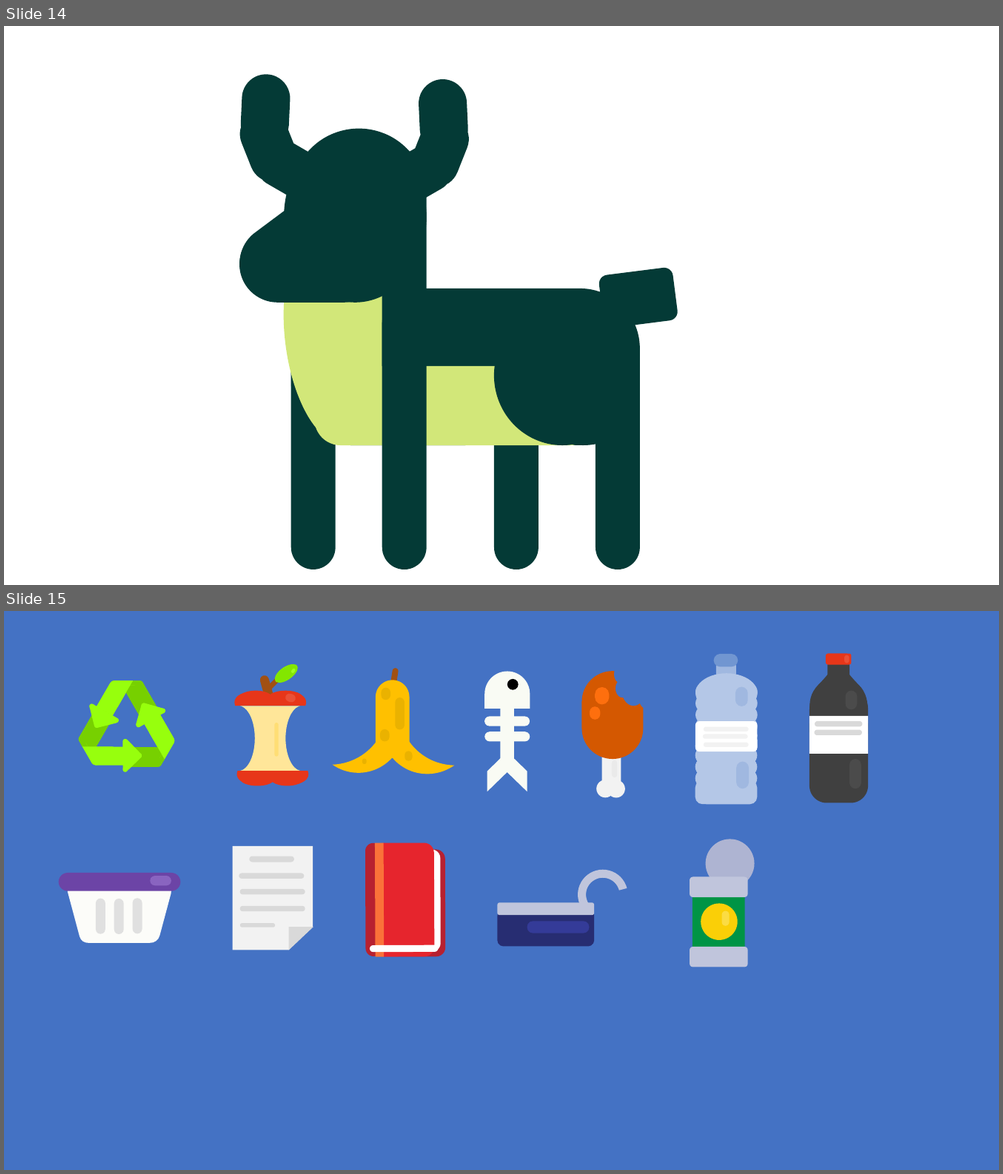
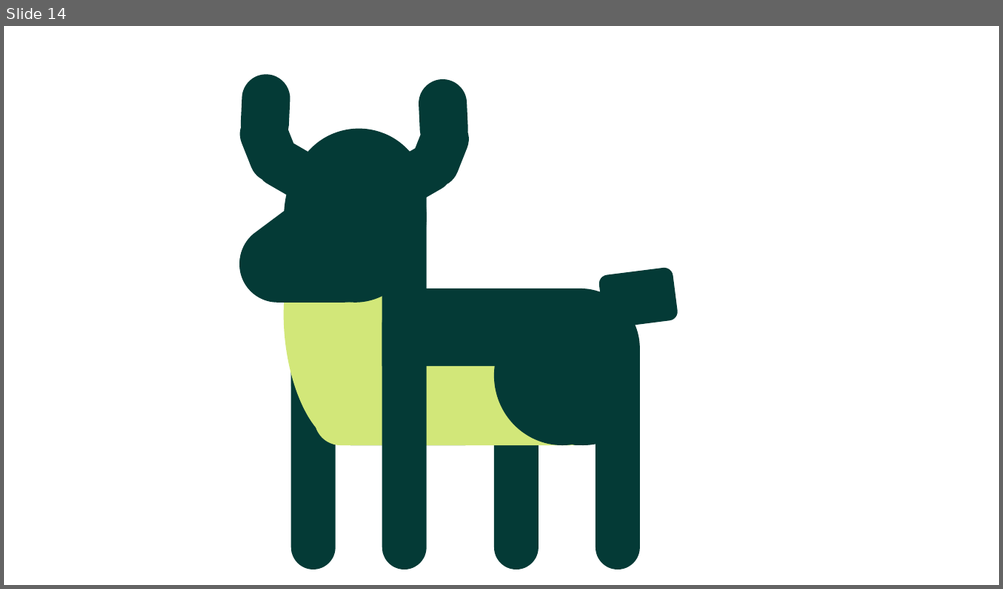
Before and after one commit to pedrogmo/projetopp2, a slide deck: slide/Apresentação1.pptx. Shown one above the other, each under a label of ours: slides 14 and 15 before the commit, slide 14 after it. The pictures are 1003x1174 and 1003x589 pixels, drawn with LibreOffice and Linux fonts; fonts in the diff are those of the drawing; background and template pictures are left out. Boxes give left, top, right and bottom in pixels: in the first picture for what was removed or moved away, otherwise in the second. Text is boxed around its words. In the diff, an @@ line names an element or a change of style, - is before the commit and + after.

```diff
--- a/slide/Apresentação1.pptx
+++ b/slide/Apresentação1.pptx
@@ slide 15 removed at [4,611,999,1170], background #4472C4 @@
@@ group removed at [798,653,879,803]: 9 rounded rectangles, 1 teardrop, 1 rectangle @@
@@ group removed at [235,662,308,786]: 5 rounded rectangles, 5 ellipses, 4 freeform shapes @@
@@ group removed at [484,672,530,792]: 2 rounded rectangles, 1 freeform shape, 1 rectangle, 1 chevron, 1 ellipse @@
@@ group removed at [695,653,757,804]: 18 rounded rectangles, 1 ellipse @@
@@ group removed at [78,678,176,773]: 18 rounded rectangles, 6 freeform shapes, 6 ellipses, 3 trapezoids, 3 triangles @@
@@ group removed at [581,671,643,798]: 4 rounded rectangles, 2 ellipses, 1 freeform shape @@
@@ group removed at [333,667,454,792]: 7 rounded rectangles, 2 moons @@
@@ group removed at [59,873,180,943]: 5 rounded rectangles, 1 freeform shape @@
@@ group removed at [497,870,628,947]: 3 rounded rectangles, 1 arch (boxed as its full ring) @@
@@ group removed at [690,840,754,967]: 3 rounded rectangles, 2 ellipses, 1 rectangle @@
@@ group removed at [233,846,313,951]: 5 rounded rectangles, 1 freeform shape, 1 right triangle @@
@@ group removed at [365,843,445,957]: 5 rounded rectangles, 1 rectangle @@
```
Also in this commit, not shown: 2 slides changed, 3 slides added, 1 other slide removed, 6 other files.
